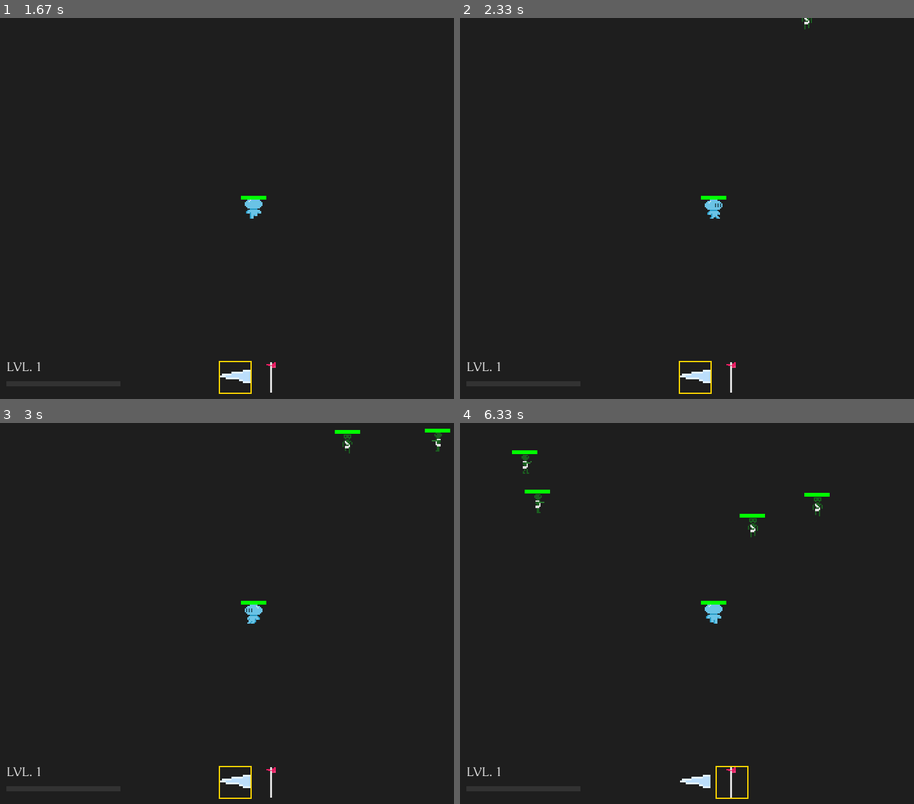
Above: before the commit, frames 1-4 (two rows, left to right).
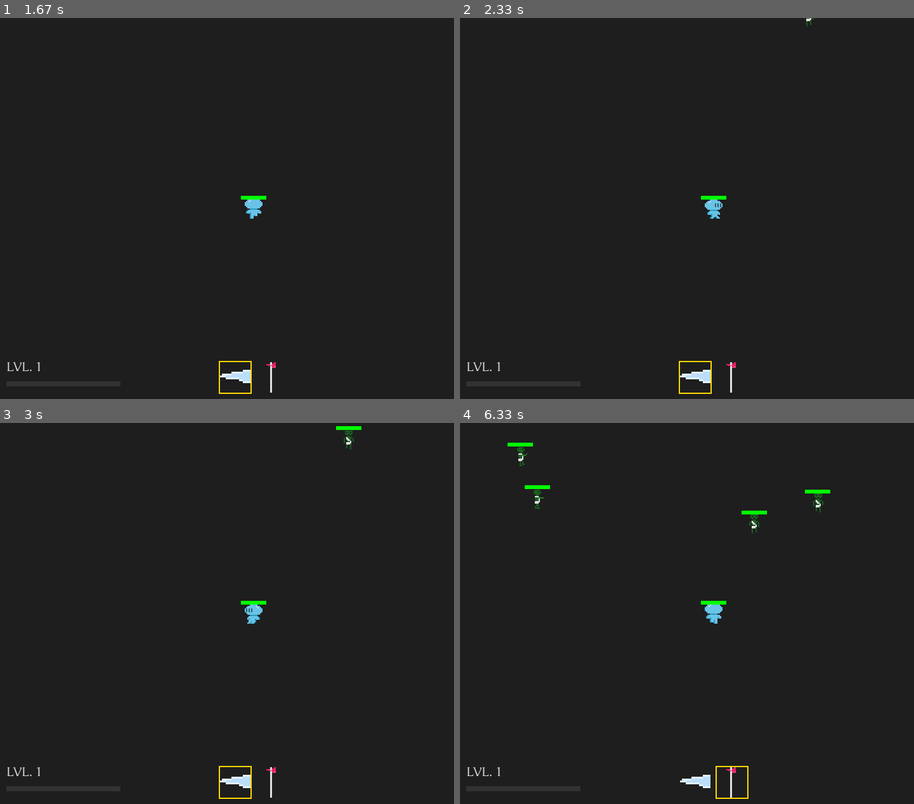
Above: after the commit, the same moments.

Repository: NullBrainReference/dv_pygame_vamplike
Game: pygame game, started from main.py
The game is run twice, just before and just after one commit, with the same random seed, the same clock (stepped at 60 frames per second) and the same inputs.
Inputs:
- Up to frame 1 (1.67 s): tap 2 at 0.33 s; tap 1 at 0.67 s; hold W from 1.5 s (still down)
- Up to frame 2 (2.33 s): release W at 1.97 s; hold D from 2 s (still down)
- Up to frame 3 (3 s): release D at 2.47 s; hold A from 2.5 s (still down)
- Up to frame 4 (6.33 s): release A at 3.03 s; hold S 3.07-3.37 s; tap 2 at 3.22, 4.38, 5.95 s; hold A 3.4-3.8 s; hold W 3.83-4.2 s; hold D 4.23-4.87 s; hold S 4.9-5.27 s; hold A 5.3-5.77 s; hold D 5.8-6.27 s; hold W from 6.3 s (still down)

Frame 1 is identical in both runs. In frame 2, less than 0.1% of the frame differs, in the area x 75-78%, y 0-3%; in frame 3, 0.3%; in frame 4, 0.7%, in the area x 10-82%, y 5-30%.

Commit message:
spawn timing

Diff:
--- a/GameManagement/GameManager.py
+++ b/GameManagement/GameManager.py
@@ -42,8 +42,8 @@
         self.camera = Camera(screen.get_size())
 
         self.spawners = [
-            SpawnController(Bow, 2, "Spider", 0.5, 1.2, 6, 28, 1.6, 300),
-            SpawnController(Sword, 1.5, "Zombie", 1, 1.4, 14, 48, 2, 30)]
+            SpawnController(Bow, 2, "Spider", 0.1, 1.2, 6, 28, 1.6, 300),
+            SpawnController(Sword, 1.6, "Zombie", 0.8, 1.4, 14, 48, 2, 30)]
 
         bus.subscribe(SpawnProjectile,  lambda e: self.field.projectiles.append(e.projectile))
         bus.subscribe(SpawnEffect,      lambda e: self.field.effects.append(e.effect))
